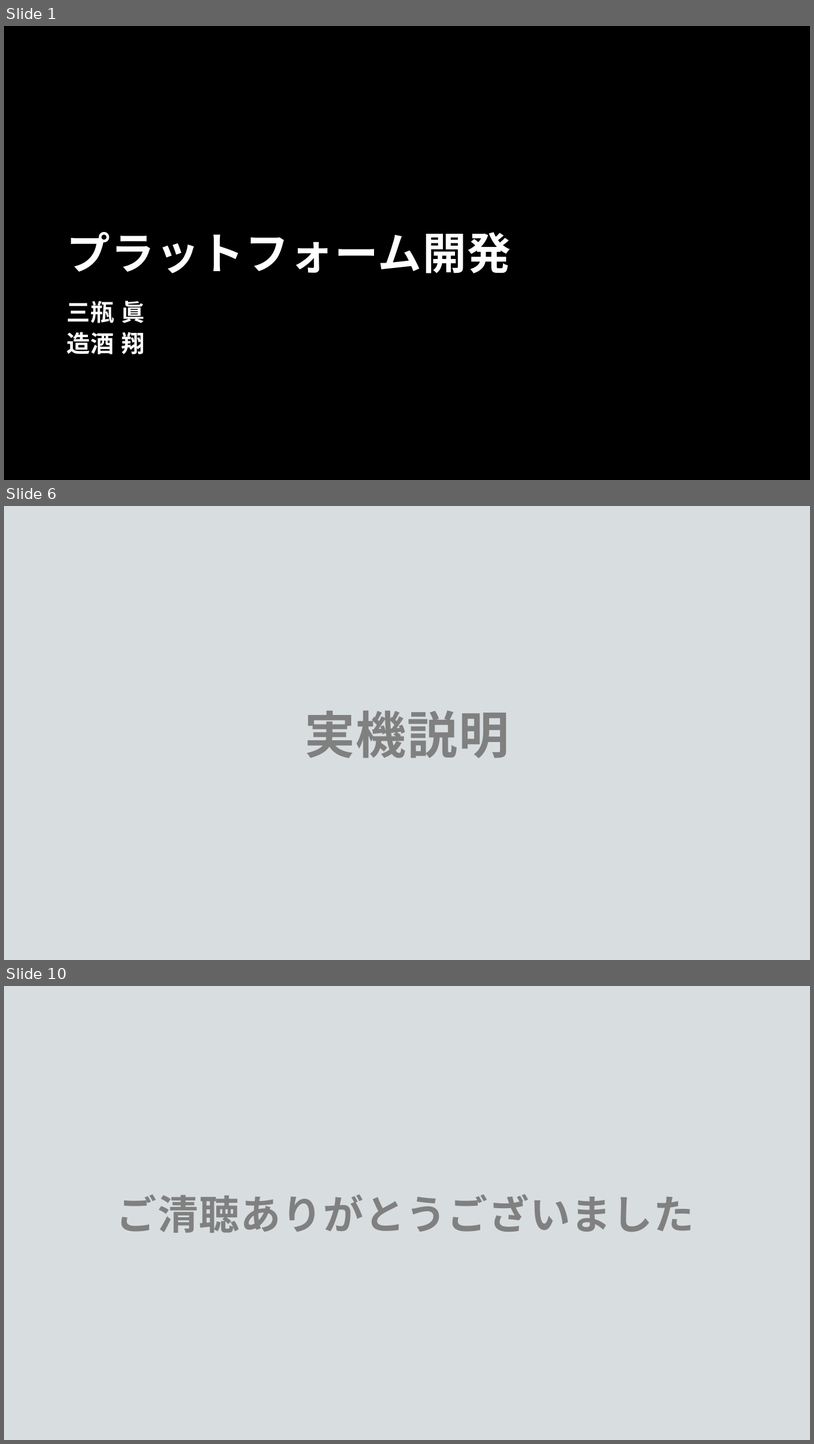
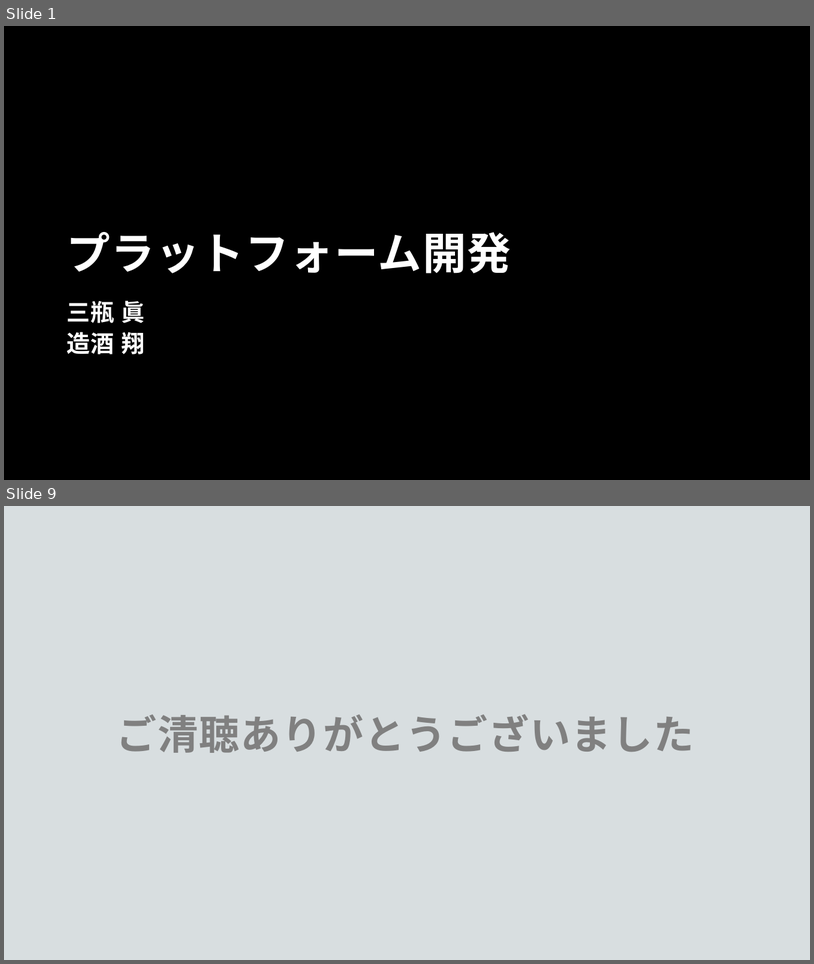
Before and after one commit to mksu000/foodloss2024, a slide deck: 造酒翔・三瓶眞.pptx. Shown one above the other, each under a label of ours: slides 1, 6 and 10 before the commit, slides 1 and 9 after it; the slides between them are not shown. The pictures are 814x1444 and 814x964 pixels, drawn with LibreOffice and Linux fonts; fonts in the diff are those of the drawing; background and template pictures are left out; a plain dark background stands for a picture behind light text. Boxes give left, top, right and bottom in pixels: in the first picture for what was removed or moved away, otherwise in the second. Text is boxed around its words. In the diff, an @@ line names an element or a change of style, - is before the commit and + after.

```diff
--- a/造酒翔・三瓶眞.pptx
+++ b/造酒翔・三瓶眞.pptx
@@ slide 6 removed at [4,506,810,960], background #FFFFFF; not listed: 1 template element that a slide beside it also shows @@
@@ title removed at [305,710,509,758] @@
-実機説明
@@ what was slide 10 is now slide 9 @@
```
Also in this commit, not shown: 7 slides changed.
